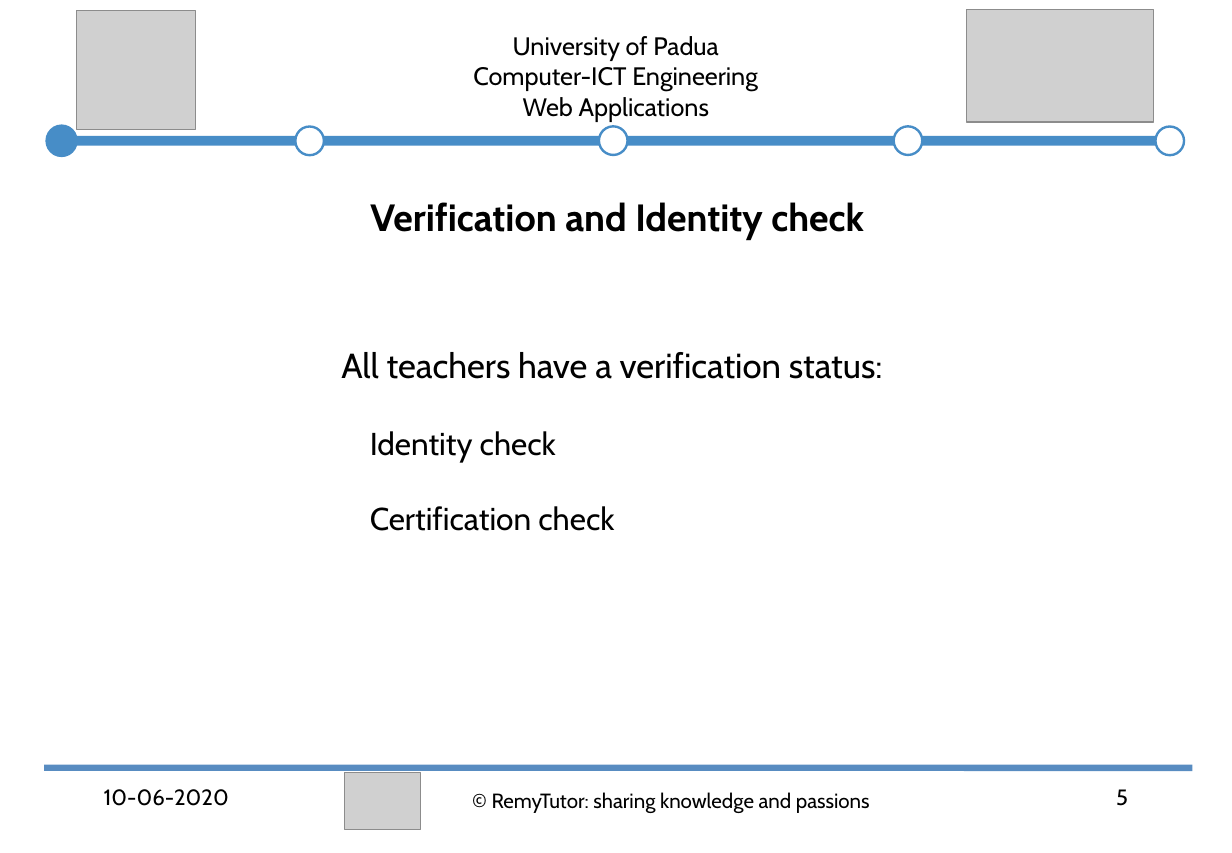
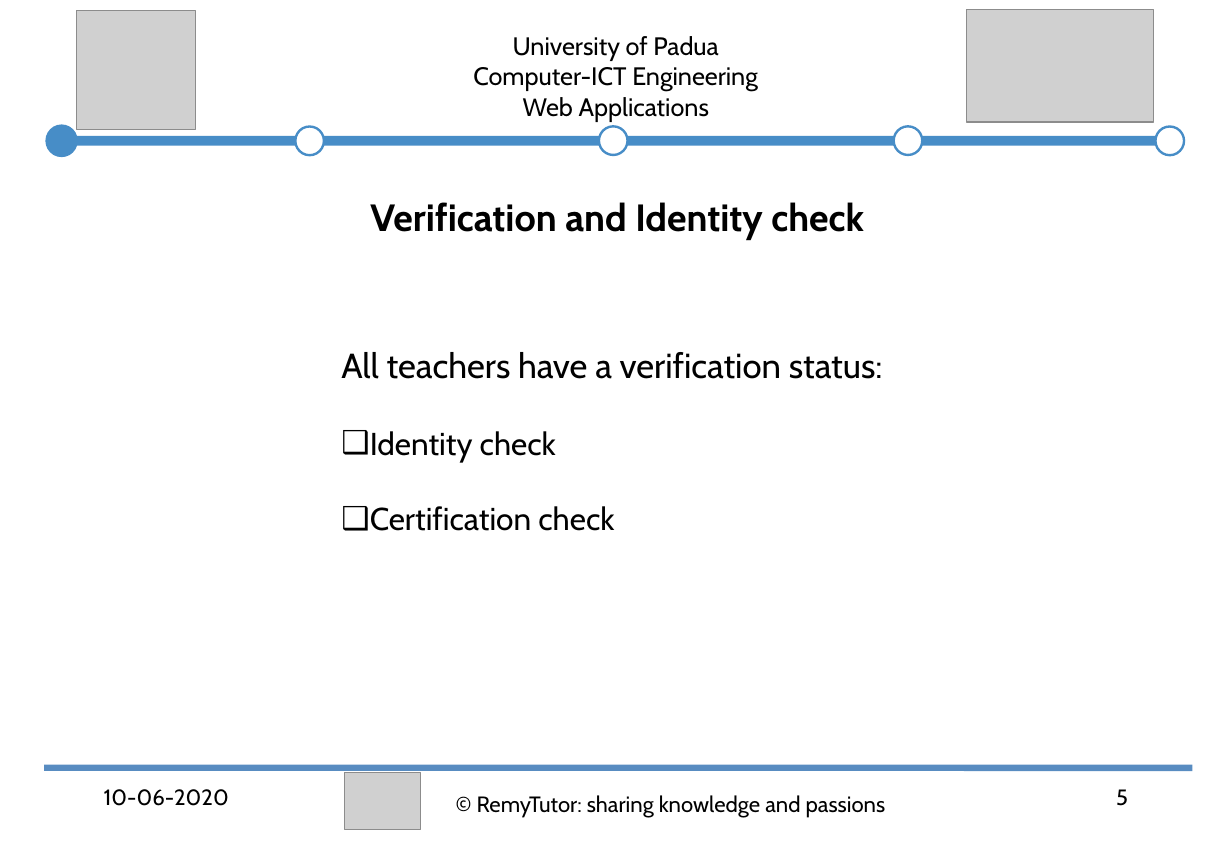
Before and after one commit to abahmadb/Web-Applications, a slide deck: slide 5 of HW2-RemyTutor-2019-2020.ppt. Drawn at 1232x853 pixels with LibreOffice and Linux fonts; fonts in the diff are those of the drawing; grey boxes stand for pictures. Boxes give left, top, right and bottom in pixels: in the first picture for what was removed or moved away, otherwise in the second. Text is boxed around its words. In the diff, an @@ line names an element or a change of style, - is before the commit and + after.

```diff
--- a/HW2-RemyTutor-2019-2020.ppt
+++ b/HW2-RemyTutor-2019-2020.ppt
@@ text at [370, 431, 614, 531]: bullet colour #FFFFFF to #000000 @@
@@ text "© RemyTutor: sharing knowledge and ..." at [477, 795, 886, 818]: size 12.9 to 14 pt; line spacing 0.9 to 1 @@
```
Also in this commit, not shown: 23 other slides changed.
